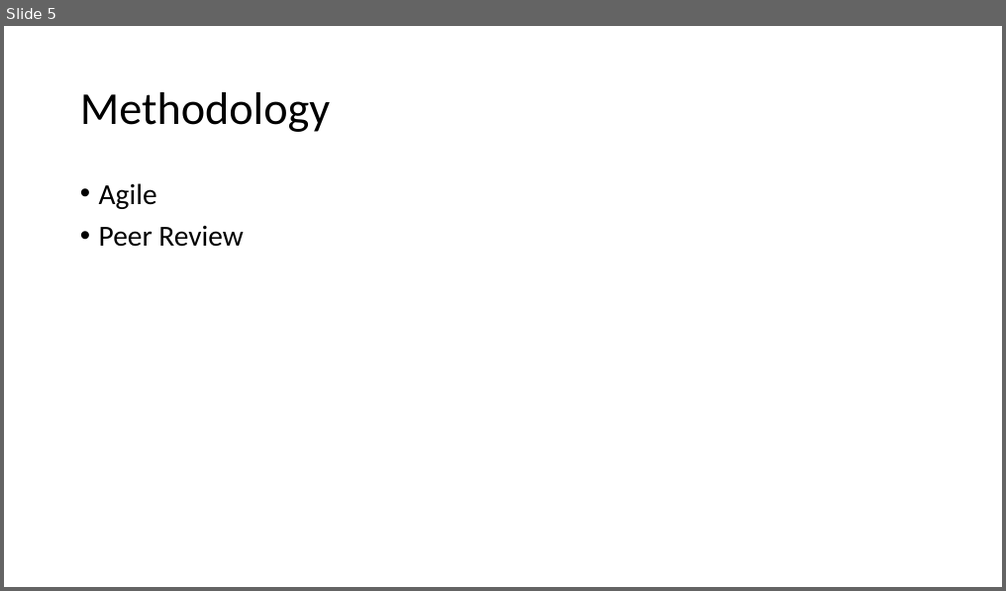
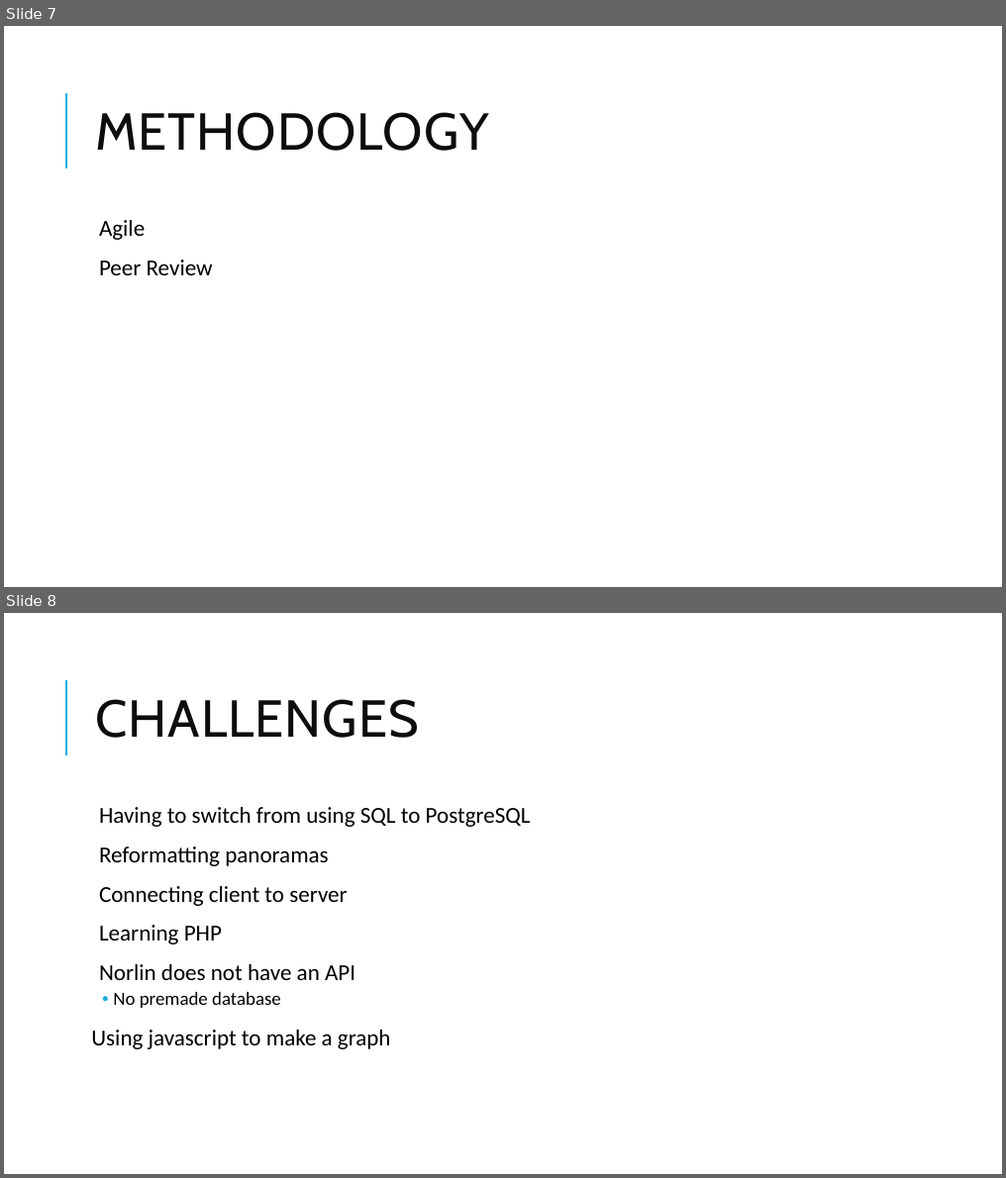
Before and after one commit to mita4829/Project3308, a slide deck: Final Presentation.pptx. Shown one above the other, each under a label of ours: slide 5 before the commit, slides 7 and 8 after it. The pictures are 1006x591 and 1006x1178 pixels, drawn with LibreOffice and Linux fonts; fonts in the diff are those of the drawing. Boxes give left, top, right and bottom in pixels: in the first picture for what was removed or moved away, otherwise in the second. Text is boxed around its words. In the diff, an @@ line names an element or a change of style, - is before the commit and + after.

```diff
--- a/Final Presentation.pptx
+++ b/Final Presentation.pptx
@@ slide 8 added at (4, 613, 1002, 1174), background #FFFFFF; not listed: 1 template element that a slide beside it also shows @@
@@ title added at (95, 699, 419, 738), 50 pt, text #0D0D0D @@
+CHALLENGES
@@ text added at (91, 807, 531, 1050), 22 pt, text #000000 @@
+  Having to switch from using SQL to PostgreSQL
+  Reformatting panoramas
+  Connecting client to server
+  Learning PHP
+  Norlin does not have an API
+  • No premade database
+Using javascript to make a graph
@@ what was slide 5 is now slide 7 @@
@@ slide 7 changed as well @@
@@ line added from (66, 169) to (66, 93), #1CADE4 1.5 pt @@
@@ title at (95, 112, 489, 151): text changed; size 44 to 50 pt; font Calibri to Cabin; text colour #000000 to #0D0D0D @@
-Methodology
+METHODOLOGY
@@ text "Agile": place and size @@
-text "Agile" at (99, 183, 243, 247)
+text "Agile" at (99, 220, 213, 275)
@@ text "Agile" at (99, 220, 213, 275): size 28 to 22 pt; bullet • to  ; more space between paragraphs @@
```
Also in this commit, not shown: 5 other slides changed, 2 other slides added, 1 slide removed.
